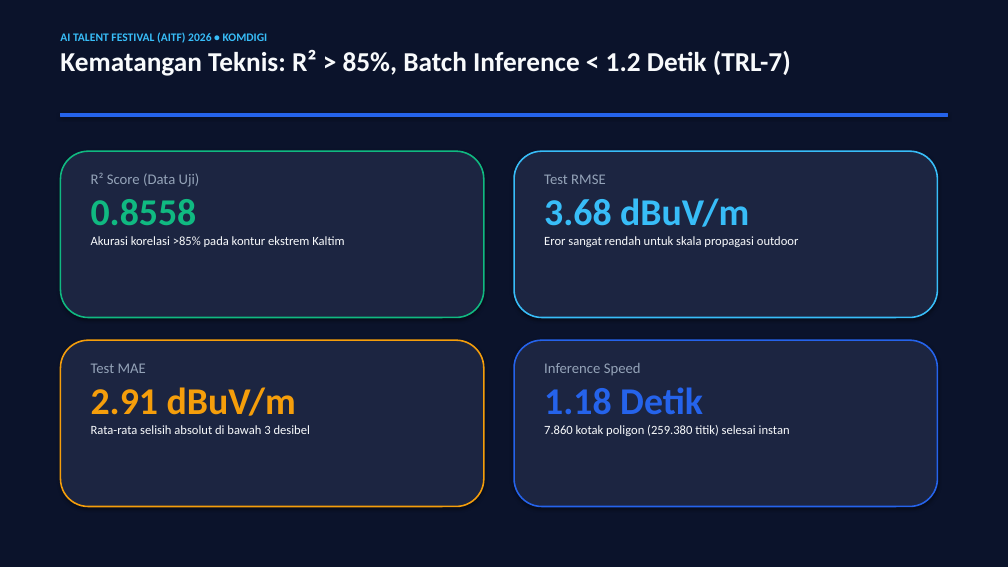
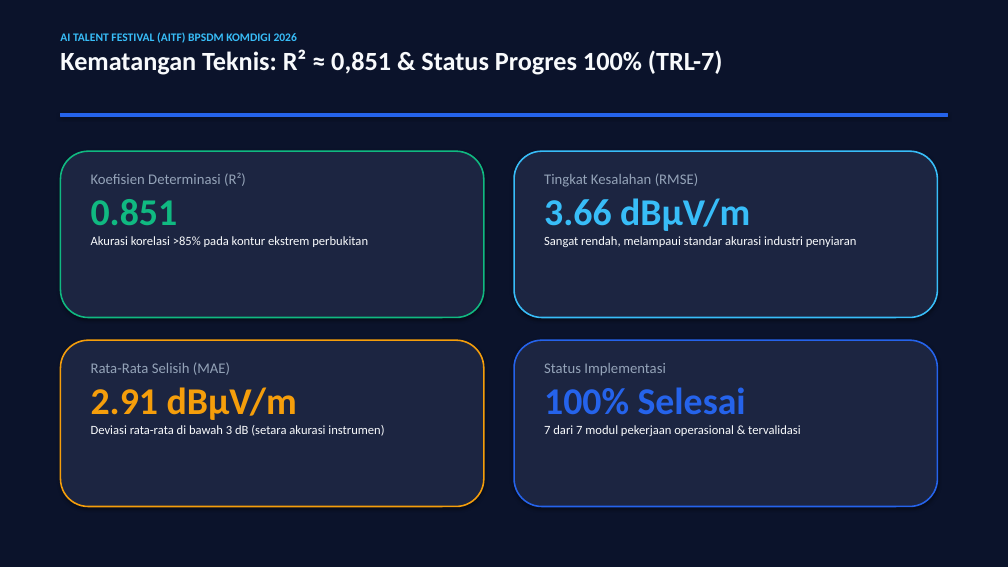
Before and after one commit to afissutaleal/dvbt2, a slide deck: slide 5 of docs/PRESENTASI_REALFIELDAI.pptx (slide 4 before the commit). Drawn at 1008x567 pixels with LibreOffice and Linux fonts; fonts in the diff are those of the drawing. Boxes give left, top, right and bottom in pixels: in the first picture for what was removed or moved away, otherwise in the second. Text is boxed around its words. In the diff, an @@ line names an element or a change of style, - is before the commit and + after.

```diff
--- a/docs/PRESENTASI_REALFIELDAI.pptx
+++ b/docs/PRESENTASI_REALFIELDAI.pptx
@@ text at bbox=[60, 32, 723, 75]: text changed; size 26 to 25 pt @@
-AI TALENT FESTIVAL (AITF) 2026 • KOMDIGI
-Kematangan Teknis: R² > 85%, Batch Inference < 1.2 Detik (TRL-7)
+AI TALENT FESTIVAL (AITF) BPSDM KOMDIGI 2026
+Kematangan Teknis: R² ≈ 0,851 & Status Progres 100% (TRL-7)
@@ text at bbox=[91, 173, 368, 247]: text changed @@
-R² Score (Data Uji)
-0.8558
-Akurasi korelasi >85% pada kontur ekstrem Kaltim
+Koefisien Determinasi (R²)
+0.851
+Akurasi korelasi >85% pada kontur ekstrem perbukitan
@@ text at bbox=[544, 173, 857, 247]: text changed @@
-Test RMSE
-3.68 dBuV/m
-Eror sangat rendah untuk skala propagasi outdoor
+Tingkat Kesalahan (RMSE)
+3.66 dBµV/m
+Sangat rendah, melampaui standar akurasi industri penyiaran
@@ text at bbox=[91, 362, 384, 436]: text changed @@
-Test MAE
-2.91 dBuV/m
-Rata-rata selisih absolut di bawah 3 desibel
+Rata-Rata Selisih (MAE)
+2.91 dBµV/m
+Deviasi rata-rata di bawah 3 dB (setara akurasi instrumen)
@@ text at bbox=[544, 363, 801, 436]: text changed @@
-Inference Speed
-1.18 Detik
-7.860 kotak poligon (259.380 titik) selesai instan
+Status Implementasi
+100% Selesai
+7 dari 7 modul pekerjaan operasional & tervalidasi
```
Also in this commit, not shown: 4 other slides changed, 2 slides added, 2 slides removed, 2 other files.
